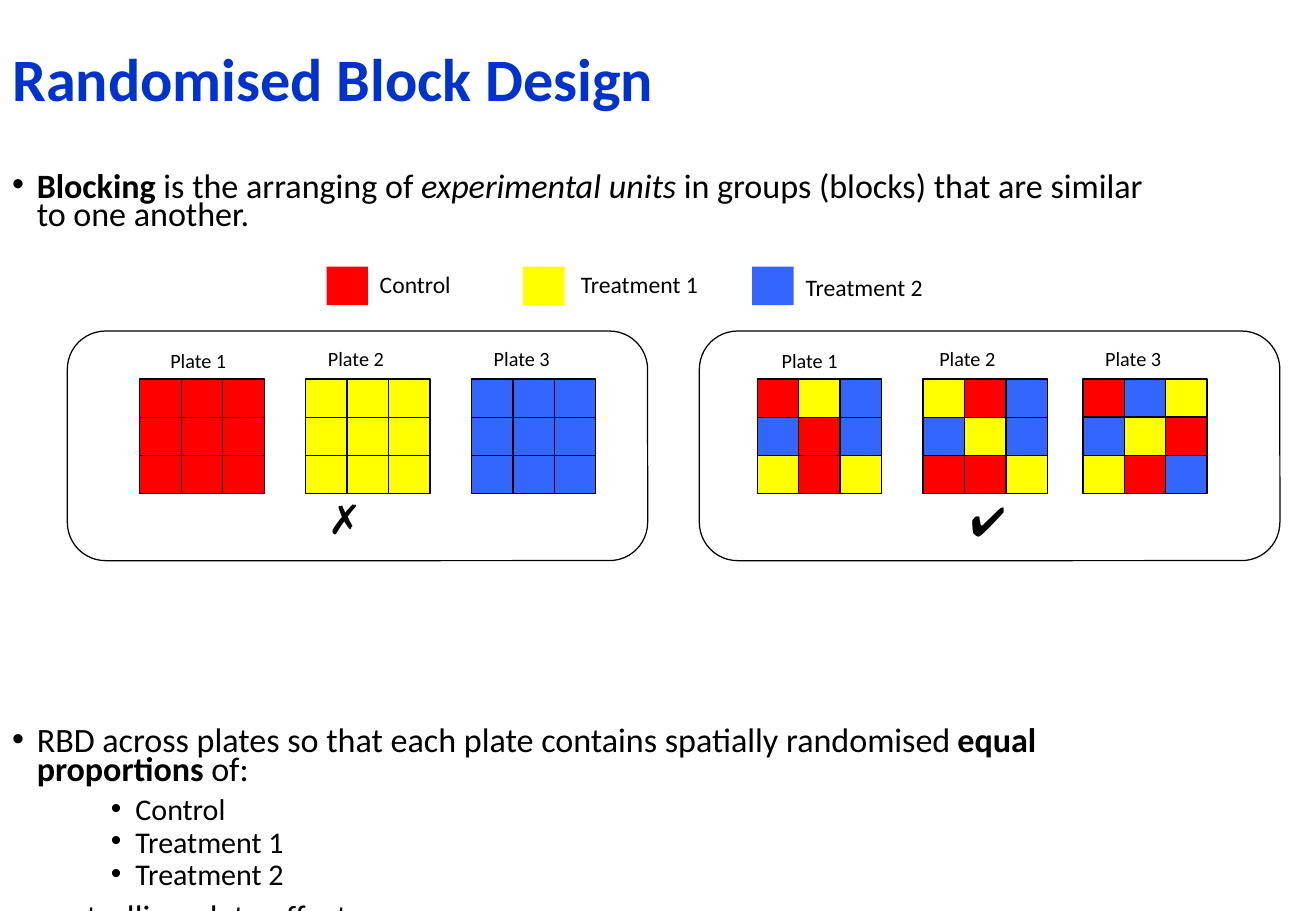
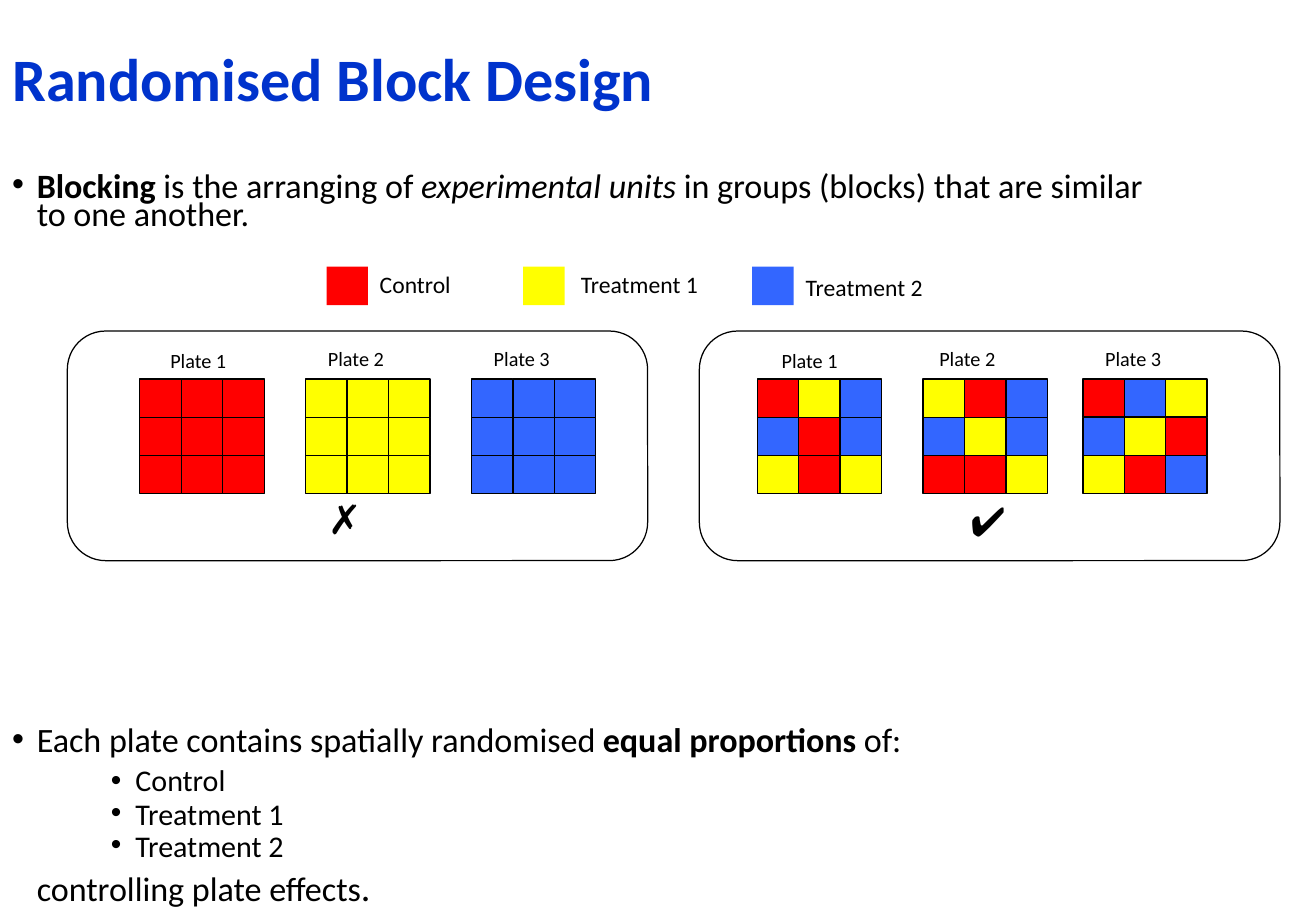
Before and after one commit to bioinformatics-core-shared-training/RNAseq_November_2020_remote, a slide deck: slide 11 of additional_scripts/ExperimentalDesignCourse_Edwards_19-11-2020.pptx. Drawn at 1316x911 pixels with LibreOffice and Linux fonts; fonts in the diff are those of the drawing. Boxes give left, top, right and bottom in pixels: in the first picture for what was removed or moved away, otherwise in the second. Text is boxed around its words. In the diff, an @@ line names an element or a change of style, - is before the commit and + after.

Commit message:
updated ED slides again

```diff
--- a/additional_scripts/ExperimentalDesignCourse_Edwards_19-11-2020.pptx
+++ b/additional_scripts/ExperimentalDesignCourse_Edwards_19-11-2020.pptx
@@ text at box(37, 728, 901, 758): text changed @@
-• RBD across plates so that each plate contains spatially randomised equal proportions of:
+• Each plate contains spatially randomised equal proportions of:
```
Also in this commit, not shown: 3 other slides changed.
